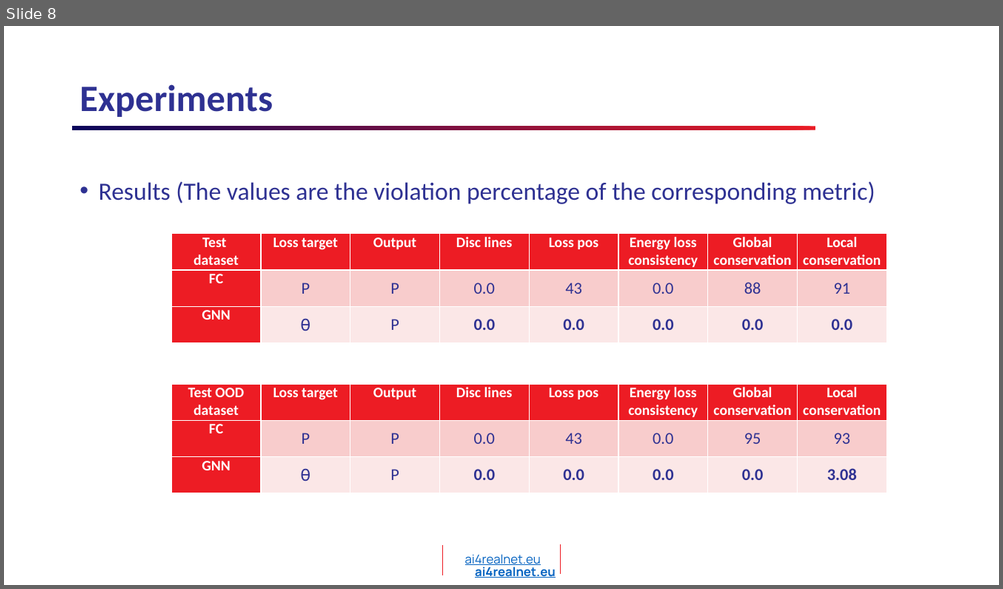
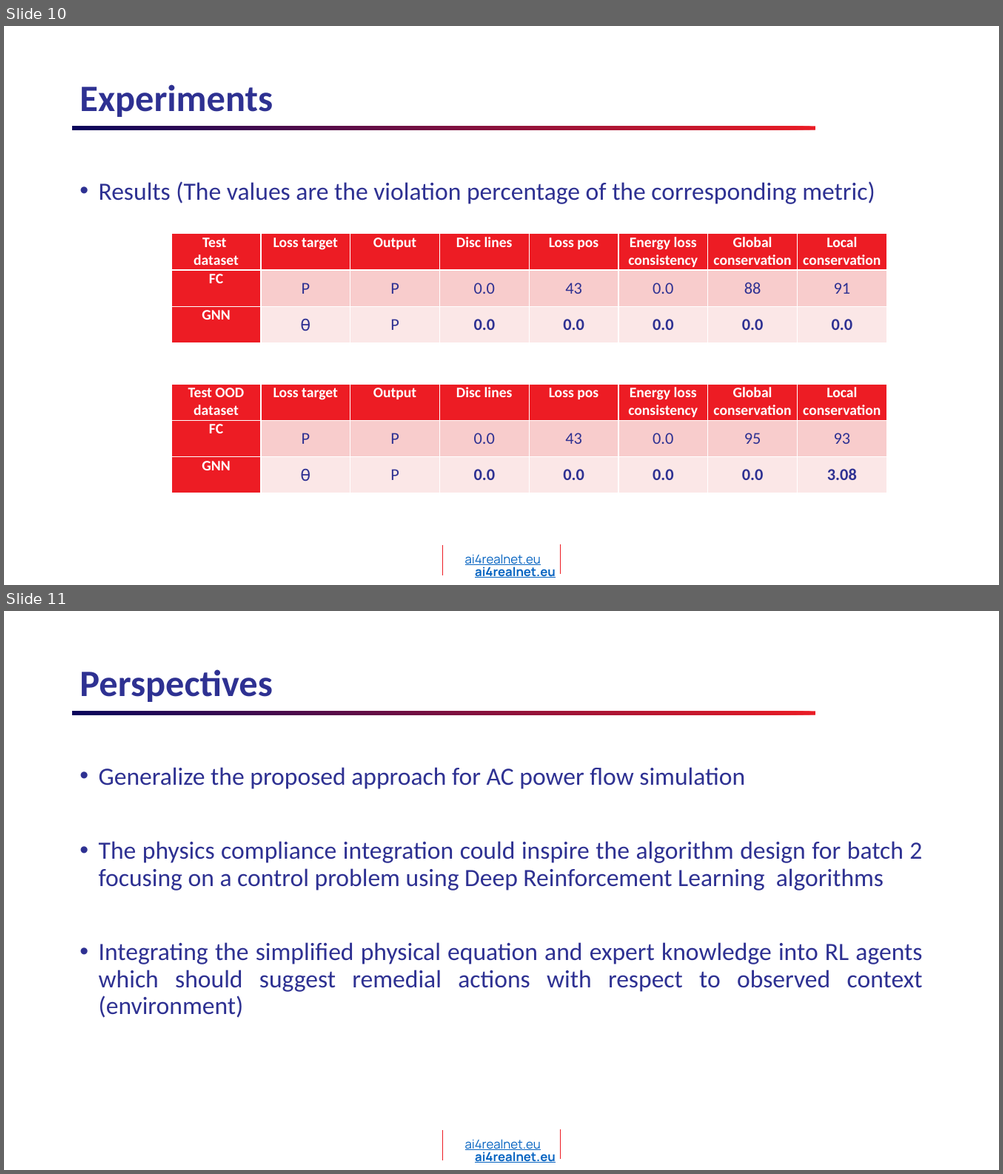
Before and after one commit to AI4REALNET/T2.1_graph_neural_solver, a slide deck: T2.1_KAI_GNN_IRTSX.pptx. Shown one above the other, each under a label of ours: slide 8 before the commit, slides 10 and 11 after it. The pictures are 1003x589 and 1003x1174 pixels, drawn with LibreOffice and Linux fonts; fonts in the diff are those of the drawing; background and template pictures are left out. Boxes give left, top, right and bottom in pixels: in the first picture for what was removed or moved away, otherwise in the second. Text is boxed around its words. In the diff, an @@ line names an element or a change of style, - is before the commit and + after.

```diff
--- a/T2.1_KAI_GNN_IRTSX.pptx
+++ b/T2.1_KAI_GNN_IRTSX.pptx
@@ slide 11 added at (x1=4, y1=611, x2=999, y2=1170), background #FFFFFF; not listed: 5 template elements that a slide beside it also shows @@
@@ title added at (x1=79, y1=669, x2=272, y2=702), 36 pt, text #2E3192, bold @@
+Perspectives
@@ text added at (x1=99, y1=767, x2=922, y2=1018), 24 pt, text #2E3192 @@
+• Generalize the proposed approach for AC power flow simulation
+• The physics compliance integration could inspire the algorithm design for batch 2 focusing on a control problem using Deep Reinforcement Learning algorithms
+• Integrating the simplified physical equation and expert knowledge into RL agents which should suggest remedial actions with respect to observed context (environment)
@@ what was slide 8 is now slide 10 @@
```
Also in this commit, not shown: 4 slides changed, 2 other slides added, 1 slide removed.
